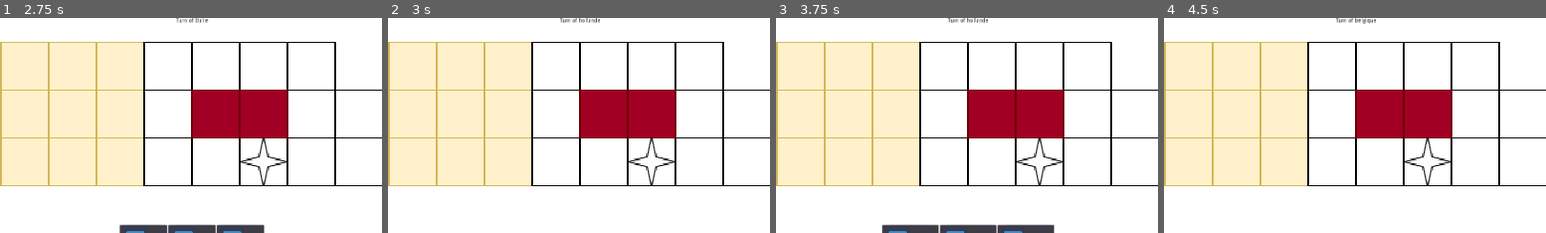
Above: before the commit, frames 1-4 (left to right).
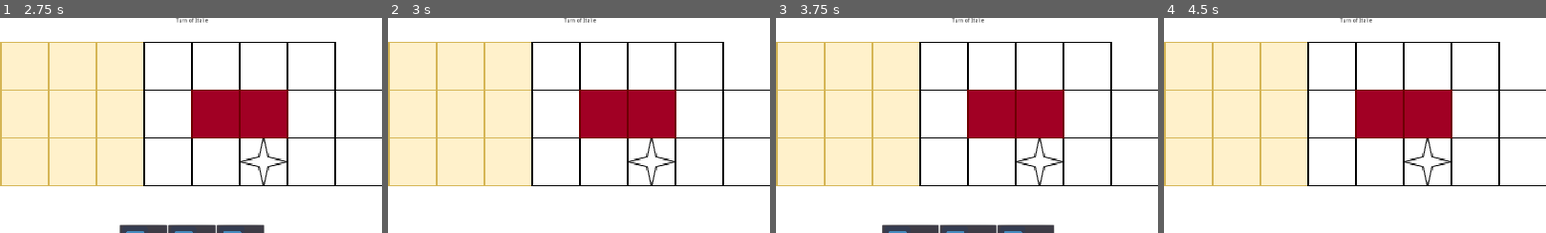
Above: after the commit, the same moments.

Repository: abarbieux/TIA-Prolog-Project
Game: Godot game, scene res://Main.tscn
The game is run twice, just before and just after one commit, with the same random seed, the same clock (stepped at 60 frames per second) and the same inputs. The engine's default icon, where the game draws it, is replaced by a stand-in: a white triangle on a blue panel in a dark square.
Inputs (mouse positions are % of the whole screen's width and height, from its top left):
- Up to frame 1 (2.75 s): click (11, 81) at 0.52 s; type "12" at 0.6 s; click "SEND" at 1.25 s; click "3" at 2 s
- Up to frame 2 (3 s): click "italie1" at 2.75 s
- Up to frame 3 (3.75 s): click "3" at 3.5 s
- Up to frame 4 (4.5 s): click "hollande1" at 4.25 s
The pictures show only the part of the screen within x 25-75%, y 0-50%; the shares and areas given below are measured in that part.

Frame 1 is identical in both runs. In frame 2, 0.2% of the frame differs, in the area x 45-56%, y 0-3%; in frame 3, 0.2%; in frame 4, 0.2%.

Commit message:
Added the ChatBotAI and implemented 2 game dynamic chatbot answers

Diff:
--- a/Main.gd
+++ b/Main.gd
@@ -13,6 +13,7 @@
 
 var _A_Star : A_star = preload("res://Scripts/AStar.gd").new()
 var _GameWebSocket : GameWebSocket = preload("res://Scripts/GameWebSocket.gd").new(self)
+var _ChatBotAI : ChatBotAI = preload("res://Scripts/ChatBotAI.gd").new(self)
 
 var _Deck : Deck
 signal Change_turn(Team)
@@ -30,10 +31,13 @@
 
 	add_child(_A_Star)
 	add_child(_GameWebSocket)
+	add_child(_ChatBotAI)
 	panel._GameWebSocket = _GameWebSocket
 	_GameWebSocket.panel = panel
 	_Deck = Deck.new()
 	_Deck.MakeDeck()
+
+
 
 	Clamp_Max = _A_Star.CheminA.size()-1
 
--- a/Main.tscn
+++ b/Main.tscn
@@ -207,5 +207,4 @@
 margin_bottom = 690.0
 text = "SEND"
 
-[connection signal="Change_turn" from="." to="Current Team" method="_on_Main_Change_turn"]
 [connection signal="pressed" from="Panel/Send" to="." method="_on_Send_pressed"]
--- a/Panel.gd
+++ b/Panel.gd
@@ -12,7 +12,6 @@
 func _on_Message_received(received_text) -> void:
 	_Text = _Text + "ChatBot: " + received_text + "\n"
 	_Modify_Text(_Text)
-	print("_on_Message_received")
 
 
 func _on_Send_pressed() -> void:
@@ -20,7 +19,6 @@
 	_Text = _Text + "Moi: " + _LineEdit.get_text() + "\n"
 	_LineEdit.set_text("")
 	_Modify_Text(_Text)
-	print("_on_Send_pressed")
 
 
 func _on_Text_entered(new_text) -> void:
@@ -28,9 +26,7 @@
 	_Text = _Text + "Moi: " + _LineEdit.get_text() + "\n"
 	_LineEdit.set_text("")
 	_Modify_Text(_Text)
-	print("_on_Text_entered")
 
 
 func _Modify_Text(new_text) -> void:
 	Text_Edit.set_text(new_text)
-	print("_Modify_Text")
--- /dev/null
+++ b/Scripts/ChatBotAI.gd
@@ -0,0 +1,31 @@
+extends Node
+class_name ChatBotAI
+
+var instance
+
+
+# Class Constructor
+# Injecting the main instance to this object to ensure data liability
+func _init(_instance):
+	instance = _instance
+
+
+func get_best_card(team, player):
+	var country_index = instance.Countries.find(team, 0)
+	var team_deck = instance._Deck.Deck_Carte_Player[country_index]
+	# Heuristic (Naive)
+	#	• Play the highest card possible
+	return team_deck.max()
+
+
+func get_cyclist_position(team, cyclist_number) -> Vector2:
+	var team_list : Array
+	var found_cyclist : Cycliste
+	for cyclist in instance._Players:
+		if cyclist.Pays == team and cyclist.numero == int(cyclist_number):
+			found_cyclist = cyclist
+			break
+	if found_cyclist == null:
+		return Vector2(-1.0, -1.0)
+	else:
+		return found_cyclist.CurrentCase
--- a/Scripts/GameWebSocket.gd
+++ b/Scripts/GameWebSocket.gd
@@ -42,17 +42,26 @@
 	if panel == null:
 		return
 	var message = _client.get_peer(1).get_packet().get_string_from_utf8()
+	print(message)
 	if _check_liability(message):
 		var args = message.split(";")
+		var result_message = "Cette fonction n'est pas encore implémentée..."
 		match args[0].replace(" ", "").replace("\"", ""):
 			"getPosition":
-				print("Get Position of %s at %s", args[1], args[2])
+				var args_1 = args[1].replace(" ", "").replace("\"", "")
+				var args_2 = args[2].replace(" ", "").replace("\"", "")
+				var result = instance._ChatBotAI.get_cyclist_position(args_1, args_2)
+				if result != Vector2(-1.0, -1.0):
+					result_message = "La position du joueur %s de l'équipe %s est %s" % [args_2, args_1, result]
+				else:
+					result_message = "Le joueur %s de l'équipe %s n'est pas sur le plateau ou n'existe pas..." % [args_2, args_1]
 			"conseilCarte":
 				if len(instance.get_last_cyclist_movable(instance.Countries[instance._country_turn_index])) > 0:
-					# conseilCarte($Main.Countries[$Main._country_turn_index], $Main.get_last_cyclist_movable($Main.Countries[$Main._country_turn_index])[0])
-					print("Demande de conseil pour la carte à jouer de l'équipe %s du joueur %s" % [instance.Countries[instance._country_turn_index], instance.get_last_cyclist_movable(instance.Countries[instance._country_turn_index])[0].numero])
+					var result = instance._ChatBotAI.get_best_card(instance.Countries[instance._country_turn_index], instance.get_last_cyclist_movable(instance.Countries[instance._country_turn_index])[0])
+					result_message = "La meilleure carte à jouer de l'équipe %s du joueur %s est la carte avec une valeur de %s" % [instance.Countries[instance._country_turn_index], instance.get_last_cyclist_movable(instance.Countries[instance._country_turn_index])[0].numero, result]
 				else:
-					print("La demande de conseil pour la team %s ne peut aboutir..." % instance.Countries[instance._country_turn_index])
+					result_message = "La demande de conseil pour la team %s ne peut aboutir..." % instance.Countries[instance._country_turn_index]
+		panel._on_Message_received(result_message)
 	else:
 		panel._on_Message_received(message)
 
--- a/project.godot
+++ b/project.godot
@@ -13,6 +13,11 @@
 "class": "A_star",
 "language": "GDScript",
 "path": "res://Scripts/AStar.gd"
+}, {
+"base": "Node",
+"class": "ChatBotAI",
+"language": "GDScript",
+"path": "res://Scripts/ChatBotAI.gd"
 }, {
 "base": "Sprite",
 "class": "Cycliste",
@@ -31,6 +36,7 @@
 } ]
 _global_script_class_icons={
 "A_star": "",
+"ChatBotAI": "",
 "Cycliste": "",
 "Deck": "",
 "GameWebSocket": ""
Not shown, changed: GameChatServer.pl
